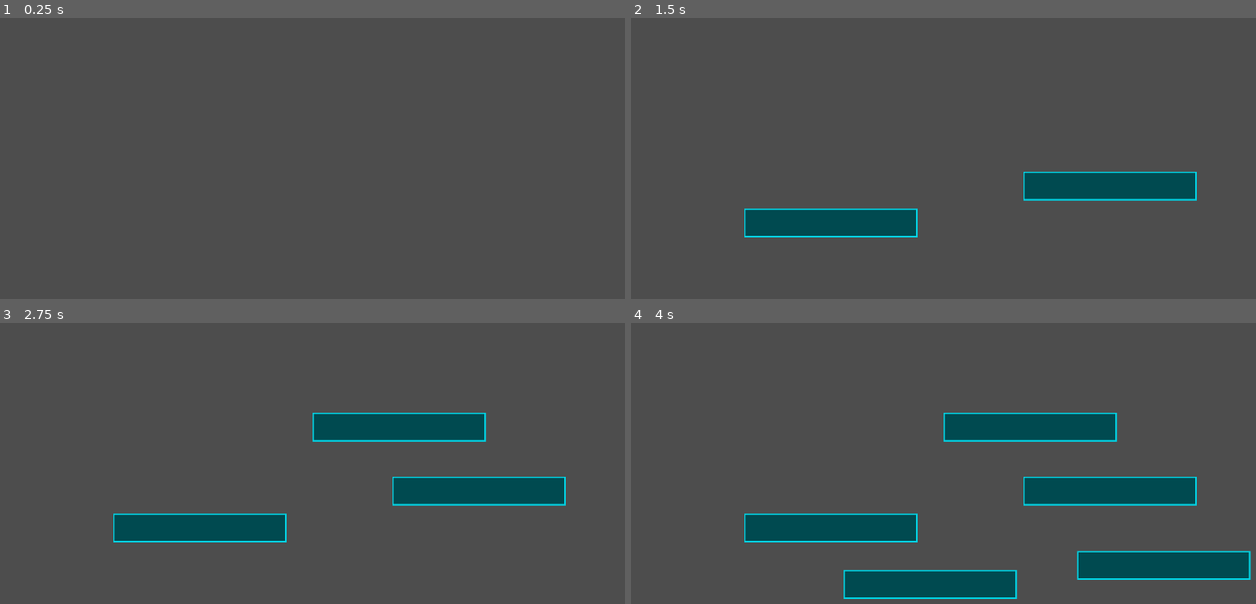
Above: before the commit, frames 1-4 (two rows, left to right).
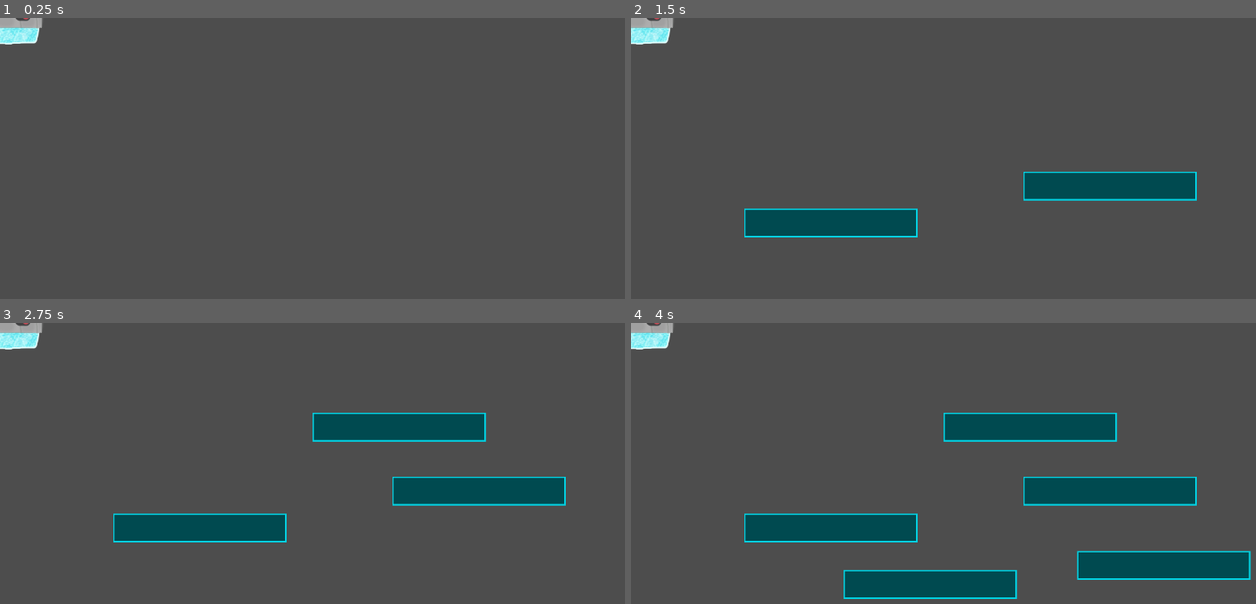
Above: after the commit, the same moments.

Repository: CISC204-S25/final-project-team-uno
Game: Godot game, scene res://Scenes/Mouse(test).tscn
The game is run twice, just before and just after one commit, with the same random seed, the same clock (stepped at 60 frames per second) and the same inputs. The project has no main scene, so this scene is started directly.
Inputs (mouse positions are in pixels of both pictures, inside the frame that each line leads up to):
- Up to frame 1 (0.25 s): no input
- Up to frame 2 (1.5 s): tap Enter at 0.5 s; move the mouse to (1112, 186) at 0.52 s; click (1112, 186) at 0.6 s; tap Space (jump) at 0.77, 1.25 s; move the mouse to (831, 223) at 1.27 s; click (831, 223) at 1.35 s
- Up to frame 3 (2.75 s): tap Space (jump) at 1.52 s; tap Enter at 2 s; move the mouse to (400, 426) at 2.02 s; click (400, 426) at 2.1 s
- Up to frame 4 (4 s): tap Space (jump) at 2.75, 3.02, 3.77 s; move the mouse to (931, 584) at 2.77 s; click (931, 584) at 2.85 s; tap Enter at 3.5 s; move the mouse to (1162, 564) at 3.52 s; click (1162, 564) at 3.6 s

The runs differ from the first frame. In frame 1, 0.6% of the frame differs, in the area x 0-7%, y 0-10%; in frame 2, 0.6%; in frame 3, 0.6%; in frame 4, 0.6%.

Commit message:
Drone YAAAAAAAAAAAAY

Diff:
--- a/final-project-team-5/Scenes/Mouse(test).tscn
+++ b/final-project-team-5/Scenes/Mouse(test).tscn
@@ -1,8 +1,12 @@
-[gd_scene load_steps=3 format=3 uid="uid://ceyp7ov5d8n1"]
+[gd_scene load_steps=4 format=3 uid="uid://ceyp7ov5d8n1"]
 
 [ext_resource type="Script" path="res://Scripts/mouse_script.gd" id="1_vk8yq"]
-[ext_resource type="PackedScene" uid="uid://dfucaseofrsl2" path="res://Scenes/Platform.tscn" id="2_wtre0"]
+[ext_resource type="PackedScene" uid="uid://dfucaseofrsl2" path="res://scenes/Platform.tscn" id="2_wtre0"]
+[ext_resource type="Texture2D" uid="uid://bdc5jqg22qx3g" path="res://Assets/Art/Players/gooberdrone.png" id="3_rihsd"]
 
 [node name="Mouse" type="Node2D"]
 script = ExtResource("1_vk8yq")
 platform = ExtResource("2_wtre0")
+
+[node name="Sprite2D" type="Sprite2D" parent="."]
+texture = ExtResource("3_rihsd")
--- a/final-project-team-5/project.godot
+++ b/final-project-team-5/project.godot
@@ -13,6 +13,10 @@
 config/name="Final project Team 5"
 config/features=PackedStringArray("4.3", "Mobile")
 config/icon="res://icon.svg"
+
+[display]
+
+mouse_cursor/custom_image="res://Assets/Art/Players/gooberdrone.png"
 
 [input]
 
Binary file added: final-project-team-5/Assets/Art/Players/gooberdrone.png
Not shown, added: final-project-team-5/Assets/Art/Players/gooberdrone.png.import
